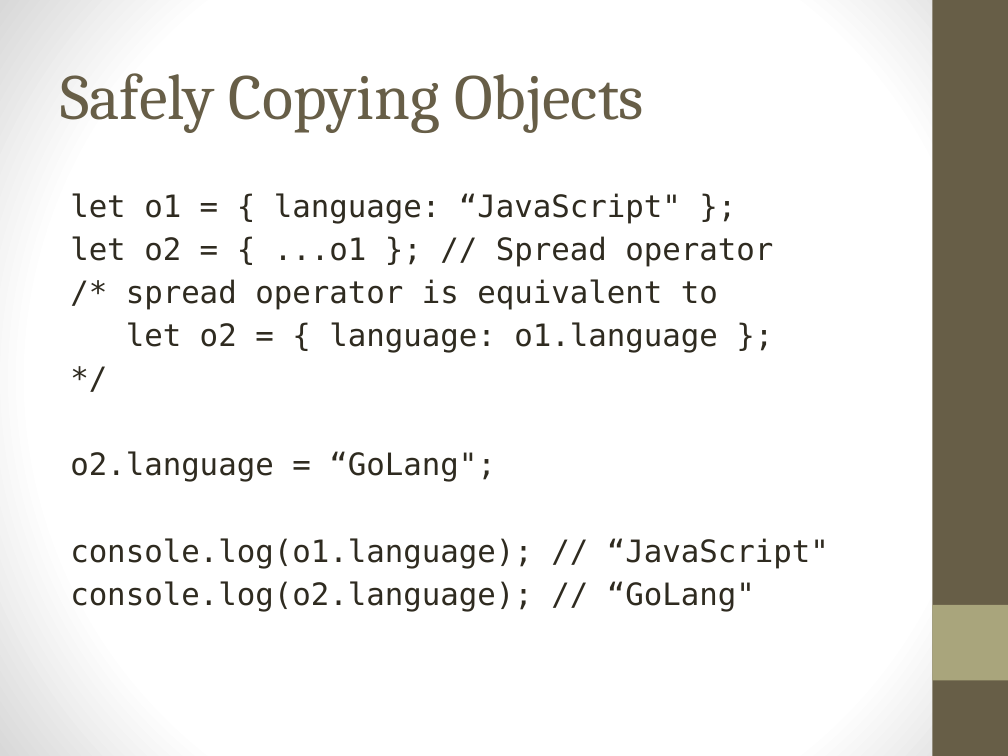
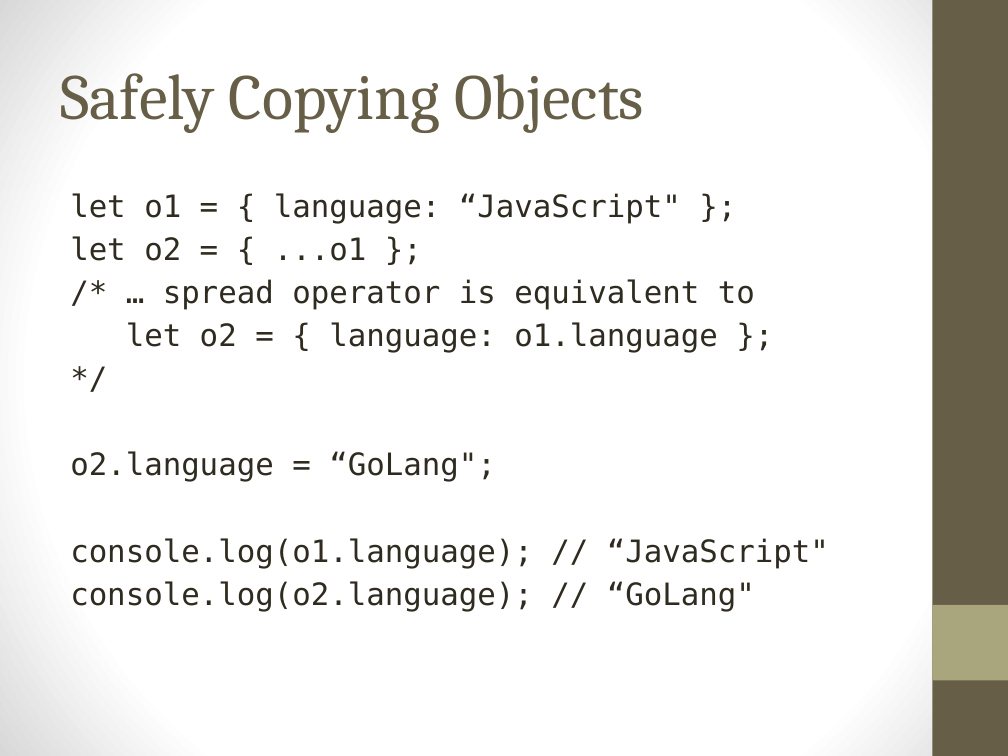
Before and after one commit to MarvinEads/DevTraining, a slide deck: slide 11 of JS-ValueAndReference.pptx (slide 10 before the commit). Drawn at 1008x756 pixels with LibreOffice and Linux fonts; fonts in the diff are those of the drawing. Boxes give left, top, right and bottom in pixels: in the first picture for what was removed or moved away, otherwise in the second. Text is boxed around its words. In the diff, an @@ line names an element or a change of style, - is before the commit and + after.

```diff
--- a/JS-ValueAndReference.pptx
+++ b/JS-ValueAndReference.pptx
@@ text at <box>70,236,755,310</box>: text changed @@
-let o2 = { ...o1 }; // Spread operator
-/* spread operator is equivalent to
+let o2 = { ...o1 };
+/* … spread operator is equivalent to
```
Also in this commit, not shown: 5 other slides changed, 3 slides added.
